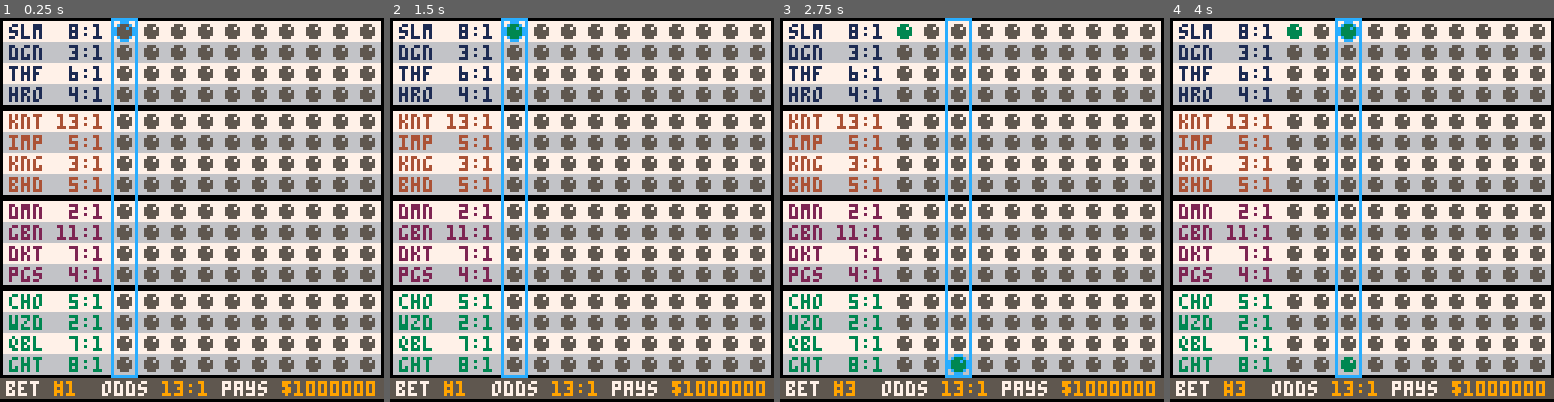
Above: before the commit, frames 1-4 (left to right).
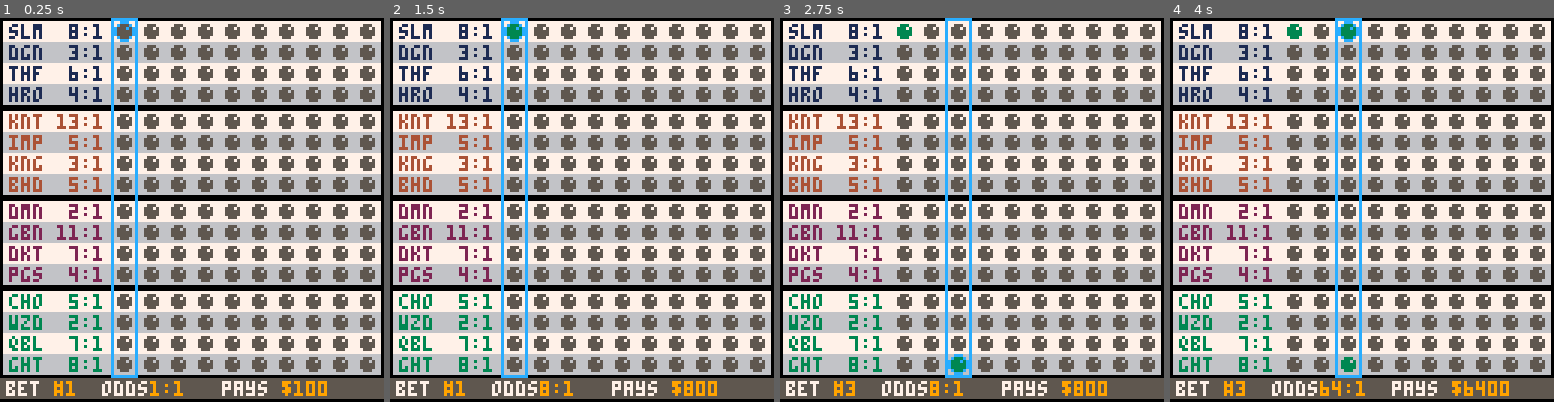
Above: after the commit, the same moments.

Repository: suspicious-smoke/club-bets-pico8
Game: PICO-8 cartridge club-bets.p8
Same seed, same stepped clock (60 frames per second), same inputs: the game is played once before the commit and once after it.
Inputs:
- Up to frame 1 (0.25 s): no input
- Up to frame 2 (1.5 s): tap X (X key) at 0.33, 1.07 s; tap O (Z key) at 0.7 s
- Up to frame 3 (2.75 s): hold Right 1.6-2.1 s; tap O (Z key) at 1.7, 2.1, 2.5 s; tap X (X key) at 1.85 s; hold Up 2.15-2.42 s; hold Right from 2.47 s (still down)
- Up to frame 4 (4 s): tap O (Z key) at 2.9, 3.3, 3.7 s; tap X (X key) at 2.97 s; release Right at 3.03 s; hold Left 3.08-3.58 s; hold Down 3.63-3.97 s

The runs differ from the first frame. In frame 1, 0.5% of the frame differs, in the area x 39-98%, y 94-99%; in frame 2, 0.6%; in frame 3, 0.6%; in frame 4, 0.6%.

Commit message:
work on total scores

Diff:
--- a/club-bets.p8
+++ b/club-bets.p8
@@ -44,6 +44,7 @@
 	arenas={}
 	odds={}
 	bet_odds={}
+	bet_amount=100
 	--used the helpful table from https://gurpsland.no-ip.org/articles/d6chance.htm
 	d6x3={
 		0,0,.0046,.0139,.0278,.0463,.0694,.0972,.1157,.1250,
@@ -101,12 +102,14 @@
 function init_quickbetpage()
 	bet_sel=1--1-10
 	player_sel=1--select player for each arena 1-16
-
+	total_odds=0
+	total_pay=0
 	_upd=update_quickbetpage
 	_drw=draw_quickbetpage
 end
 
 function update_quickbetpage()
+	get_total_odds_and_pay()
 	if btnp(➡️) then
 		bet_sel=(bet_sel%10)+1
 	elseif btnp(⬅️) then
@@ -123,6 +126,18 @@
 	end
 end
 
+function get_total_odds_and_pay()
+	total_odds=1
+	total_pay=0
+	for aplyr=1,16 do
+		if bets[bet_sel][aplyr] then
+			total_odds*=bet_odds[aplyr]
+		end
+	end
+	clmp_odds=min(total_odds,300)
+	total_pay=min(bet_amount*clmp_odds,32766)
+end
+
 function toggle_bet()
 	--toggle bet if already selected
 	if bets[bet_sel][player_sel] then
@@ -130,9 +145,9 @@
 		return
 	end
 	--switch off other bets in arena
-	arena_start=1
+	arena_start=0
 	if player_sel<5 then
-		--arena start=1
+		arena_start=1
 	elseif player_sel<9 then
 		arena_start=5
 	elseif player_sel<13 then
@@ -182,8 +197,12 @@
 	--info area
 	rrectfill(0,120,128,7,0,5)
 	print("bet \f9#"..bet_sel,2,121,7)
-	print("odds \f913:1",34,121,7)
-	print("pays \f9$1000000",74,121,7)
+	local _odds_c="\f9"
+	if clmp_odds==300 then
+		_odds_c="\f8"
+	end
+	print("odds".._odds_c..clmp_odds..":1",34,121,7)
+	print("pays \f9$"..total_pay,74,121,7)
 end
 -->8
 --calculations
@@ -255,21 +274,6 @@
 		del(_rplrs,_rplyr)
 	end
 	calculate_odds()
-
-
-	-- for i=1,4 do
-	-- 	--get base of plyrs
-	-- 	_i=(i-1)*4
-	-- 	local _plyr_base={}
-	-- 	for j=1,4 do
-	-- 		add(_plyr_base,players[arenas[_i+j][3]])
-	-- 	end
-	-- 	_o=calculate_odds(_plyr_base)
-	-- 	for j=1,4 do
-	-- 		odds[_i+j]=_o[j]
-	-- 	end
-	-- end
-	--calculate the odds table
 end
 
 -->8
